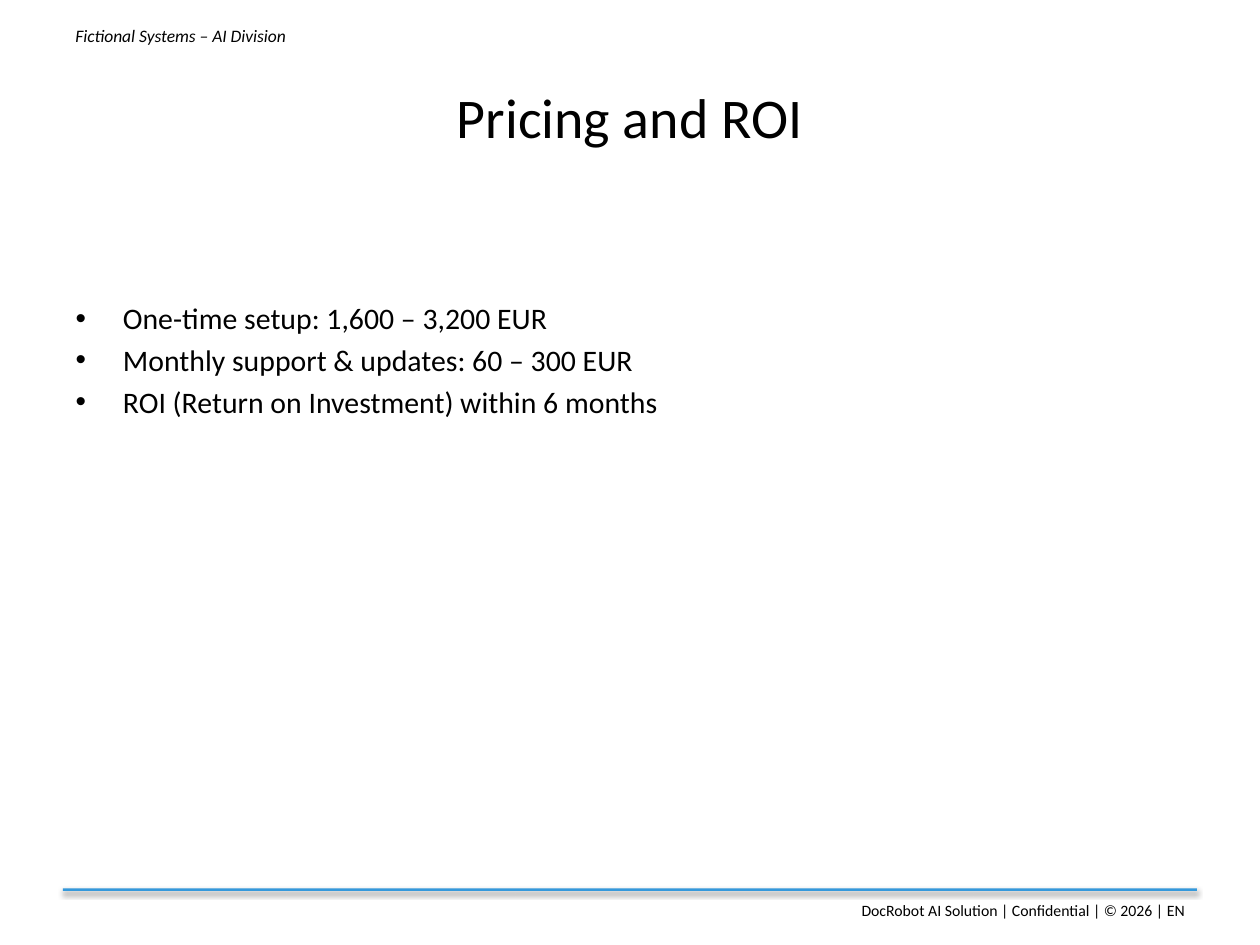
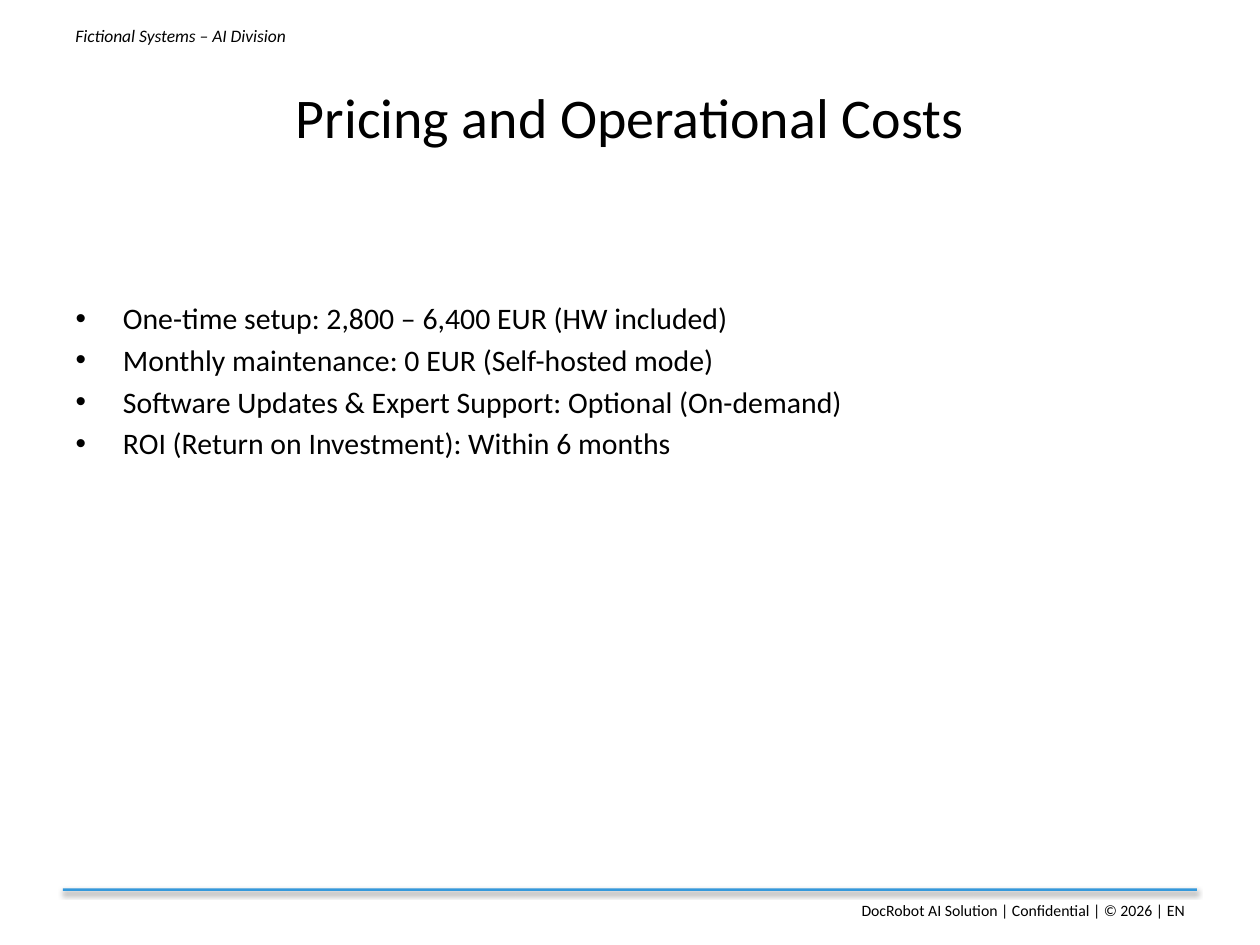
Before and after one commit to hrivnak/fictionalsystems, a slide deck: slide 8 of docs/DocRobot_Private-AI_Corporate-Document-Analysis.pptx. Drawn at 1260x945 pixels with LibreOffice and Linux fonts; fonts in the diff are those of the drawing. Boxes give left, top, right and bottom in pixels: in the first picture for what was removed or moved away, otherwise in the second. Text is boxed around its words. In the diff, an @@ line names an element or a change of style, - is before the commit and + after.

Commit message:
actualised pricing in docs

```diff
--- a/docs/DocRobot_Private-AI_Corporate-Document-Analysis.pptx
+++ b/docs/DocRobot_Private-AI_Corporate-Document-Analysis.pptx
@@ title at box(296, 99, 963, 148): text changed @@
-Pricing and ROI
+Pricing and Operational Costs
@@ text at box(123, 307, 841, 458): text changed @@
-• One-time setup: 1,600 – 3,200 EUR
-• Monthly support & updates: 60 – 300 EUR
-• ROI (Return on Investment) within 6 months
+• One-time setup: 2,800 – 6,400 EUR (HW included)
+• Monthly maintenance: 0 EUR (Self-hosted mode)
+• Software Updates & Expert Support: Optional (On-demand)
+• ROI (Return on Investment): Within 6 months
```
Also in this commit, not shown: 3 other files.
